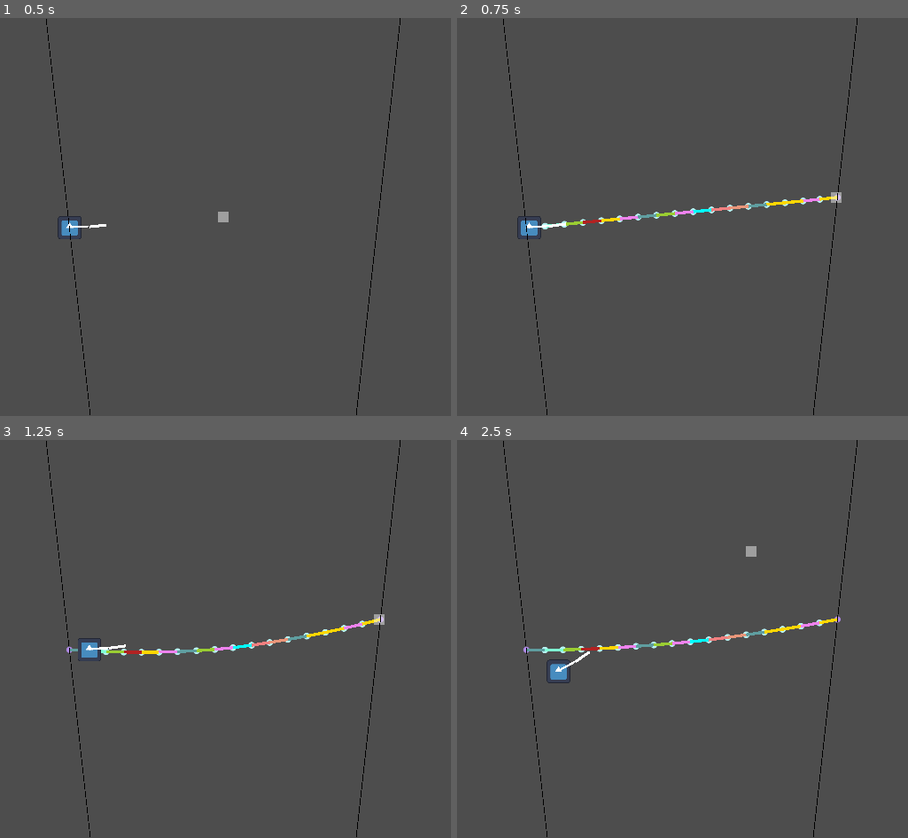
Above: before the commit, frames 1-4 (two rows, left to right).
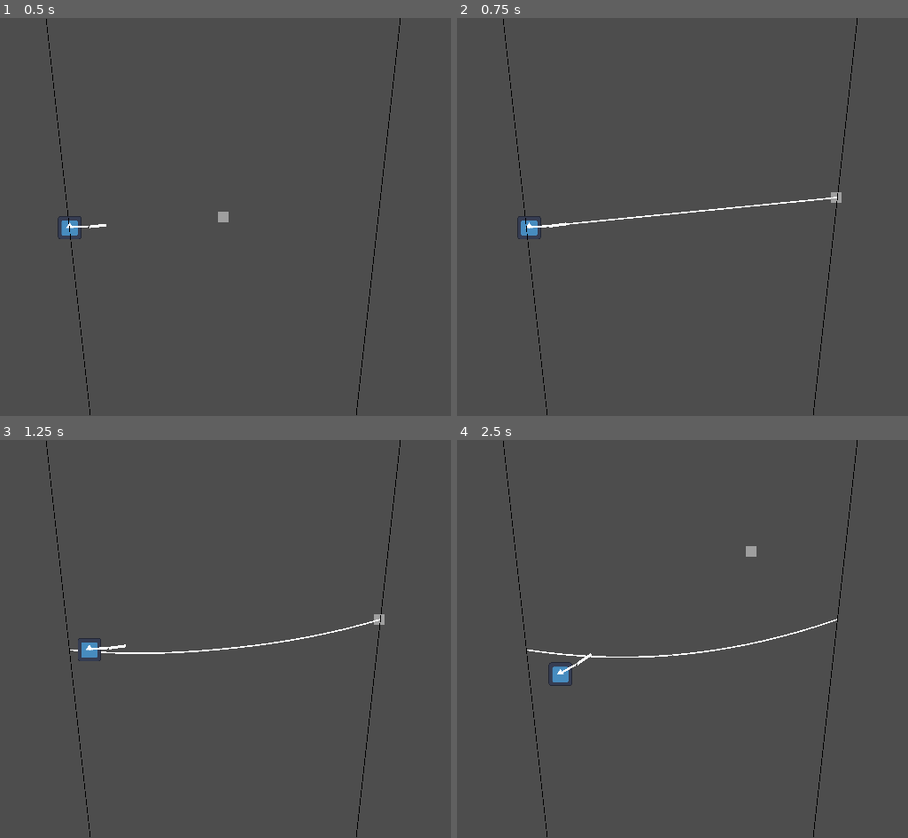
Above: after the commit, the same moments.

Repository: InRe-Dan/ld56
Game: Godot game, scene res://world/world.tscn
Same seed, same stepped clock (60 frames per second), same inputs: the game is played once before the commit and once after it. The engine's default icon, where the game draws it, is replaced by a stand-in: a white triangle on a blue panel in a dark square.
Inputs (mouse positions are in pixels of both pictures, inside the frame that each line leads up to):
- Up to frame 1 (0.5 s): no input
- Up to frame 2 (0.75 s): tap Enter at 0.5 s; move the mouse to (835, 197) at 0.52 s; hold D (move_right) from 0.53 s (still down); click (835, 197) at 0.67 s
- Up to frame 3 (1.25 s): keep holding D (move_right)
- Up to frame 4 (2.5 s): move the mouse to (538, 658) at 1.27 s; release D (move_right) at 1.28 s; hold S (move_down) 1.28-2.03 s; move the mouse to (750, 551) at 2.02 s; hold D (move_right) from 2.03 s (still down)

Frame 1 is identical in both runs. In frame 2, 0.6% of the frame differs, in the area x 18-86%, y 44-54%; in frame 3, 0.7%; in frame 4, 1.2%, in the area x 14-86%, y 44-62%.

Commit message:
Web finalizations

Diff:
--- a/web/anchor_web_joint.tscn
+++ b/web/anchor_web_joint.tscn
@@ -20,6 +20,7 @@
 body = NodePath("StaticBody2D")
 
 [node name="Sprite" type="Sprite2D" parent="."]
+visible = false
 texture = SubResource("GradientTexture2D_fqbdd")
 
 [node name="Area2D" type="Area2D" parent="."]
--- a/web/moveable_web_joint.tscn
+++ b/web/moveable_web_joint.tscn
@@ -20,6 +20,7 @@
 body = NodePath("RigidBody2D")
 
 [node name="Sprite" type="Sprite2D" parent="."]
+visible = false
 texture = SubResource("GradientTexture2D_gu2w3")
 
 [node name="Area2D" type="Area2D" parent="."]
--- a/web/web.gd
+++ b/web/web.gd
@@ -17,9 +17,8 @@
 var spring: DampedSpringJoint2D
 
 # Spring parameters
-var resting_length: float = 0
-var stiffness: float = 640.0
-var damping: float = 1.0
+var stiffness: float = 25600.0
+var damping: float = 512.0
 
 @onready var visual: Line2D = $VisualMask
 @onready var collision: CollisionPolygon2D = $CollisionMask
@@ -30,7 +29,7 @@
 func _ready() -> void:
 	assert(point_a)
 	assert(point_b)
-	visual.modulate = debug_colors.pick_random()
+	#visual.modulate = debug_colors.pick_random()
 
 
 ## Called every physics frame
@@ -39,17 +38,16 @@
 
 	# Apply spring physics
 	var direction: Vector2 = point_a.global_position.direction_to(point_b.global_position)
-	var magnitude: float = (point_a.position.distance_to(point_b.position) - resting_length) * stiffness
+	var magnitude: float = point_a.position.distance_to(point_b.position) * stiffness
 
-	var spring_force: Vector2 = direction * magnitude
+	var spring_force: Vector2 = (direction * magnitude - damping * (point_a.linear_velocity - point_b.linear_velocity)) * delta
 	if point_a.body is RigidBody2D:
-		point_a.body.apply_force(+ spring_force)
+		point_a.body.apply_force(+ spring_force / 2)
 	if point_b.body is RigidBody2D:
-		point_b.body.apply_force(- spring_force)
+		point_b.body.apply_force(- spring_force / 2)
 
-	if point_a.global_position.distance_squared_to(point_b.global_position) < Global.web_length * 2:
-		pass
-		#web_factory.weld(self)
+	if point_a.global_position.distance_squared_to(point_b.global_position) < Global.web_length * 4:
+		web_factory.weld(self)
 
 	# Draw web
 	var endpoints: PackedVector2Array = [point_a.global_position, point_b.global_position]
--- a/web/web.tscn
+++ b/web/web.tscn
@@ -9,7 +9,8 @@
 script = ExtResource("1_7k0vh")
 
 [node name="VisualMask" type="Line2D" parent="."]
-width = 8.0
+width = 4.0
+joint_mode = 2
 
 [node name="CollisionMask" type="CollisionPolygon2D" parent="."]
 position = Vector2(0, -1)
--- a/web/web_factory.gd
+++ b/web/web_factory.gd
@@ -1,7 +1,5 @@
 ## Factory class for creating new web objects
 class_name WebFactory extends Node2D
-
-const web_looseness : float = 0.5 ## Smaller number makes webs artificially tighter
 
 var web_scene : PackedScene = preload("res://web/web.tscn")
 var anchor_joint_scene : PackedScene = preload("res://web/anchor_web_joint.tscn")
@@ -13,42 +11,32 @@
 
 ## Turns a web's two joints into one, destroying the web in the process.
 func weld(web : Web) -> void:
-	var survivor : WebJoint = null
-	var killed : WebJoint = null
-	if (web.point_a.body is StaticBody2D):
-		survivor = web.point_a
-		killed = web.point_b
-	elif (web.point_b.body is StaticBody2D):
-		survivor = web.point_b
-		killed = web.point_a
-	else:
-		# Choose arbitrarily
-		survivor = web.point_a
-		killed = web.point_b
+	print("welding time")
+	var root : WebJoint = web.point_a
+	var floating : WebJoint = web.point_b
 
-	for connected_web : Web in killed.webs:
-		if web.point_a == killed:
-			web.point_a = survivor
-		if web.point_b == killed:
-			web.point_b = survivor
-	print("Freed ", killed)
-	print("Didn't free ", survivor)
+	# Favor point_b if it is static
+	if (web.point_b.body is StaticBody2D):
+		root = web.point_b
+		floating = web.point_a
+
+	# Join decoupled webs to other end
+	for connection : Web in floating.webs:
+		if not is_instance_valid(connection): continue
+		if connection.point_a == floating:
+			connection.point_a = root
+		else:
+			connection.point_b = root
+
 	web.destroy()
-	killed.queue_free()
+	floating.queue_free()
 
 
 ## Splits a web into two, destroying the original. Returns the two segments' connecting joint.
 func split(web : Web, pos : Vector2) -> WebJoint:
-	print("split ", web, " at ", pos)
 	var new_joint : WebJoint = moveable_joint_scene.instantiate()
 	new_joint.global_position = pos
 	add_child(new_joint)
-	if not is_instance_valid(web.point_a):
-		print("A invalid: ", web, " ", web.point_a)
-		return
-	if not is_instance_valid(web.point_b):
-		print("B invalid: ", web, " ", web.point_b)
-		return
 	_create_web_segment(web.point_a.global_position.distance_to(new_joint.global_position), web.point_a, new_joint)
 	_create_web_segment(web.point_b.global_position.distance_to(new_joint.global_position), new_joint, web.point_b)
 	web.destroy()
@@ -75,8 +63,8 @@
 
 	# First check if any pivots already exist here
 	if joint_scout.is_colliding():
-		print("scouted joint at ", pos)
 		joint = joint_scout.get_collider(0).get_parent()
+
 	# Otherwise check if branches or webs exist
 	elif web_scout.is_colliding():
 		var object : PhysicsBody2D = web_scout.get_collider(0)
@@ -116,18 +104,23 @@
 	var start_joint: WebJoint = get_joint_at(point_a)
 
 	while distance > 0:
+		# Calculate distance of next segment
 		var new_web_length: float
 		if distance > Global.web_length * 1.5:
 			new_web_length = Global.web_length
 		else:
 			new_web_length = distance
+
+		# Place points
 		var start = point_a + direction * distance_created
 		distance_created += new_web_length
 		var end = point_a + direction * distance_created
+
 		var new_joint: WebJoint = get_joint_at(end)
 		if not new_joint:
 			return
 		assert(start_joint.global_position != Vector2())
+
 		_create_web_segment(new_web_length, start_joint, new_joint)
 		start_joint = new_joint
 		distance -= new_web_length
@@ -139,6 +132,5 @@
 	var web: Web = web_scene.instantiate() as Web
 	web.point_a = point_a
 	web.point_b = point_b
-	web.resting_length = Global.web_length * web_looseness
 
 	add_child(web)
